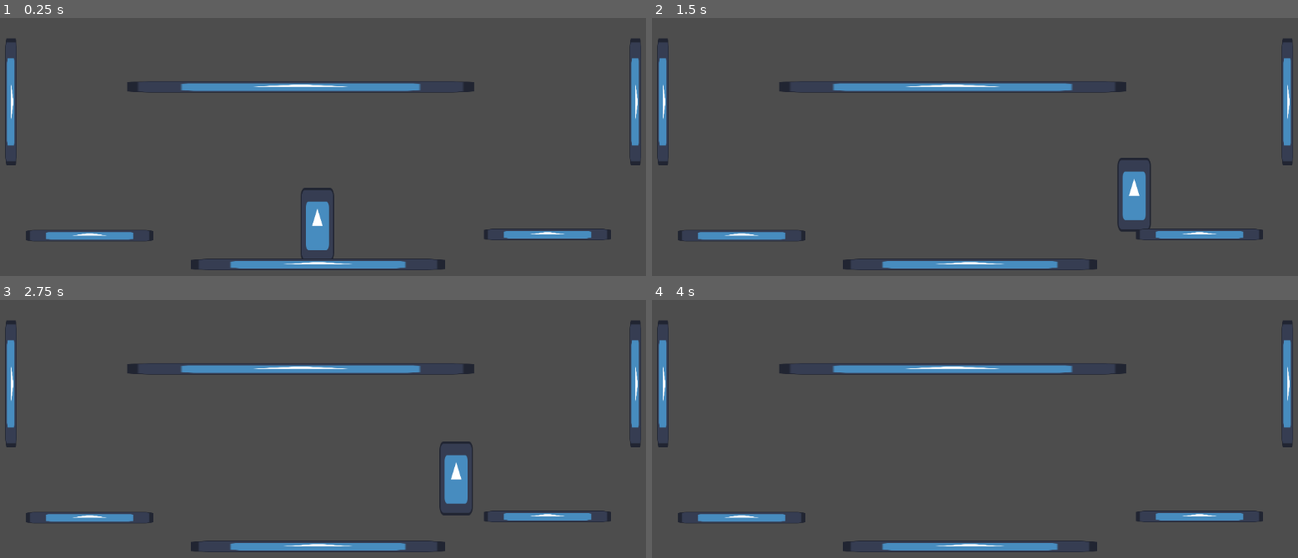
Above: before the commit, frames 1-4 (two rows, left to right).
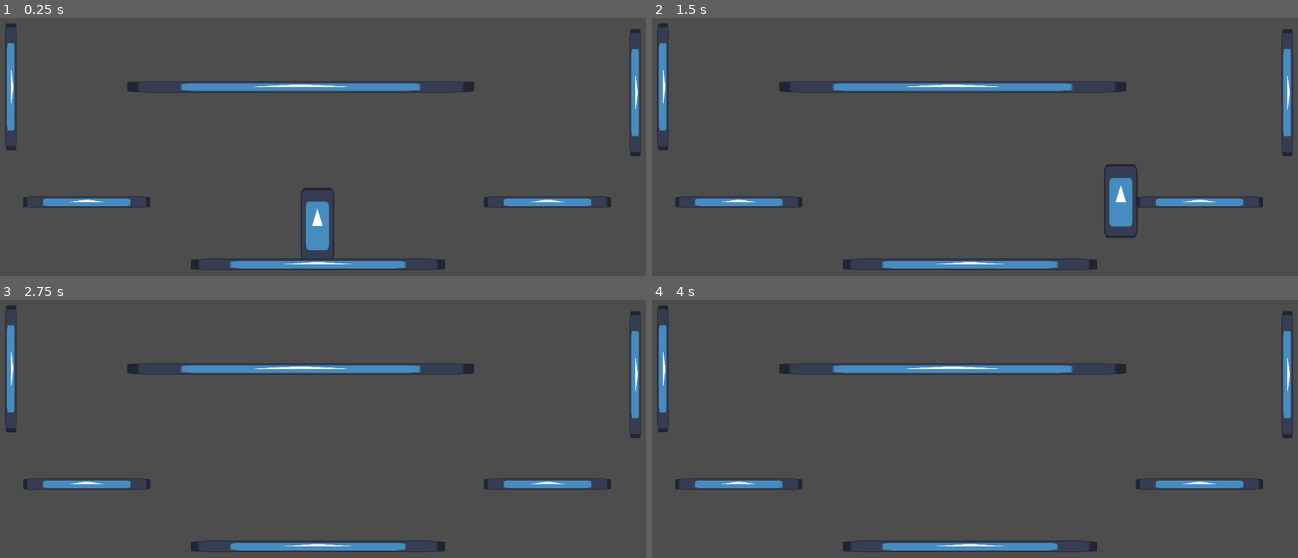
Above: after the commit, the same moments.

Repository: ragegaming23/Bug_Game
Game: Godot game, scene res://test scene.tscn
Same seed, same stepped clock (60 frames per second), same inputs: the game is played once before the commit and once after it. The engine's default icon, where the game draws it, is replaced by a stand-in: a white triangle on a blue panel in a dark square.
Inputs:
- Up to frame 1 (0.25 s): no input
- Up to frame 2 (1.5 s): tap Enter at 0.5 s; hold Right (move right) from 0.53 s (still down); tap Up (jump) at 0.77 s
- Up to frame 3 (2.75 s): tap Up (jump) at 1.52 s; release Right (move right) at 2.03 s; hold Left (move left) from 2.03 s (still down)
- Up to frame 4 (4 s): release Left (move left) at 2.78 s; hold Right (move right) from 2.78 s (still down); tap Up (jump) at 3.02, 3.77 s

The runs differ from the first frame. In frame 1, 2.9% of the frame differs, in the area x 0-100%, y 2-87%; in frame 2, 4.1%; in frame 3, 3.8%; in frame 4, 2.9%.

Commit message:
messing around with the code to make a dash input work

Diff:
--- a/character_body_2d.gd
+++ b/character_body_2d.gd
@@ -19,6 +19,7 @@
 	var direction := Input.get_axis("move left", "move right")
 	if direction:
 		velocity.x = direction * SPEED
+		if Input.is_action_just_pressed("Dash"): velocity.x = direction * SPEED * 2
 	else:
 		velocity.x = move_toward(velocity.x, 0, SPEED)
 
--- a/project.godot
+++ b/project.godot
@@ -21,27 +21,43 @@
 "deadzone": 0.5,
 "events": [Object(InputEventKey,"resource_local_to_scene":false,"resource_name":"","device":0,"window_id":0,"alt_presse …(194 unchanged characters)…
 , Object(InputEventKey,"resource_local_to_scene":false,"resource_name":"","device":-1,"window_id":0,"alt_pressed":false …(182 unchanged characters)…
+, Object(InputEventJoypadMotion,"resource_local_to_scene":false,"resource_name":"","device":-1,"axis":0,"axis_value":-1.0,"script":null)
+, Object(InputEventJoypadButton,"resource_local_to_scene":false,"resource_name":"","device":-1,"button_index":13,"pressure":0.0,"pressed":true,"script":null)
 ]
 }
 "move right"={
 "deadzone": 0.5,
 "events": [Object(InputEventKey,"resource_local_to_scene":false,"resource_name":"","device":0,"window_id":0,"alt_presse …(194 unchanged characters)…
 , Object(InputEventKey,"resource_local_to_scene":false,"resource_name":"","device":-1,"window_id":0,"alt_pressed":false …(183 unchanged characters)…
+, Object(InputEventJoypadMotion,"resource_local_to_scene":false,"resource_name":"","device":-1,"axis":0,"axis_value":1.0,"script":null)
+, Object(InputEventJoypadButton,"resource_local_to_scene":false,"resource_name":"","device":-1,"button_index":14,"pressure":0.0,"pressed":true,"script":null)
 ]
 }
 jump={
 "deadzone": 0.5,
 "events": [Object(InputEventKey,"resource_local_to_scene":false,"resource_name":"","device":0,"window_id":0,"alt_presse …(194 unchanged characters)…
 , Object(InputEventKey,"resource_local_to_scene":false,"resource_name":"","device":-1,"window_id":0,"alt_pressed":false …(183 unchanged characters)…
+, Object(InputEventJoypadMotion,"resource_local_to_scene":false,"resource_name":"","device":-1,"axis":1,"axis_value":-1.0,"script":null)
+, Object(InputEventJoypadButton,"resource_local_to_scene":false,"resource_name":"","device":-1,"button_index":11,"pressure":0.0,"pressed":true,"script":null)
+, Object(InputEventJoypadButton,"resource_local_to_scene":false,"resource_name":"","device":-1,"button_index":0,"pressure":0.0,"pressed":true,"script":null)
 ]
 }
 crouch={
 "deadzone": 0.5,
 "events": [Object(InputEventKey,"resource_local_to_scene":false,"resource_name":"","device":0,"window_id":0,"alt_presse …(194 unchanged characters)…
 , Object(InputEventKey,"resource_local_to_scene":false,"resource_name":"","device":-1,"window_id":0,"alt_pressed":false …(183 unchanged characters)…
+, Object(InputEventJoypadMotion,"resource_local_to_scene":false,"resource_name":"","device":-1,"axis":1,"axis_value":1.0,"script":null)
+, Object(InputEventJoypadButton,"resource_local_to_scene":false,"resource_name":"","device":-1,"button_index":12,"pressure":0.0,"pressed":true,"script":null)
 ]
 }
 punch={
 "deadzone": 0.2,
-"events": []
+"events": [Object(InputEventJoypadButton,"resource_local_to_scene":false,"resource_name":"","device":-1,"button_index":2,"pressure":0.0,"pressed":true,"script":null)
+]
 }
+Dash={
+"deadzone": 0.2,
+"events": [Object(InputEventJoypadMotion,"resource_local_to_scene":false,"resource_name":"","device":-1,"axis":4,"axis_value":1.0,"script":null)
+, Object(InputEventJoypadButton,"resource_local_to_scene":false,"resource_name":"","device":-1,"button_index":1,"pressure":0.0,"pressed":true,"script":null)
+]
+}
--- a/test scene.tscn
+++ b/test scene.tscn
@@ -1,7 +1,8 @@
-[gd_scene load_steps=3 format=3 uid="uid://bicoui28vdrt1"]
+[gd_scene load_steps=4 format=3 uid="uid://bicoui28vdrt1"]
 
 [ext_resource type="PackedScene" uid="uid://de3wg1slg72gg" path="res://test player.tscn" id="1_gy7eo"]
 [ext_resource type="PackedScene" uid="uid://cfshj5p1g3jk5" path="res://testfloor01.tscn" id="2_gy7eo"]
+[ext_resource type="Script" uid="uid://dv03hwqqw0swq" path="res://testfloor_01.gd" id="3_tiep7"]
 
 [node name="Node2D" type="Node2D"]
 
@@ -11,22 +12,23 @@
 [node name="StaticBody2D" parent="." instance=ExtResource("2_gy7eo")]
 position = Vector2(563, 628)
 scale = Vector2(22, 1)
+script = ExtResource("3_tiep7")
 
 [node name="StaticBody2D2" parent="." instance=ExtResource("2_gy7eo")]
-position = Vector2(168, 578)
+position = Vector2(163, 520)
 scale = Vector2(11, 1)
 
 [node name="StaticBody2D3" parent="." instance=ExtResource("2_gy7eo")]
-position = Vector2(960, 576)
+position = Vector2(960, 520)
 scale = Vector2(11, 1)
 
 [node name="StaticBody2D4" parent="." instance=ExtResource("2_gy7eo")]
-position = Vector2(32, 346)
+position = Vector2(32, 320)
 rotation = 1.5708
 scale = Vector2(11, 1)
 
 [node name="StaticBody2D5" parent="." instance=ExtResource("2_gy7eo")]
-position = Vector2(1112, 346)
+position = Vector2(1112, 330)
 rotation = 1.5708
 scale = Vector2(11, 1)
 
--- /dev/null
+++ b/testfloor_01.gd
@@ -0,0 +1,11 @@
+extends StaticBody2D
+
+
+# Called when the node enters the scene tree for the first time.
+func _ready() -> void:
+	pass # Replace with function body.
+
+
+# Called every frame. 'delta' is the elapsed time since the previous frame.
+func _process(_delta: float) -> void:
+	pass
Not shown, added: testfloor_01.gd.uid
